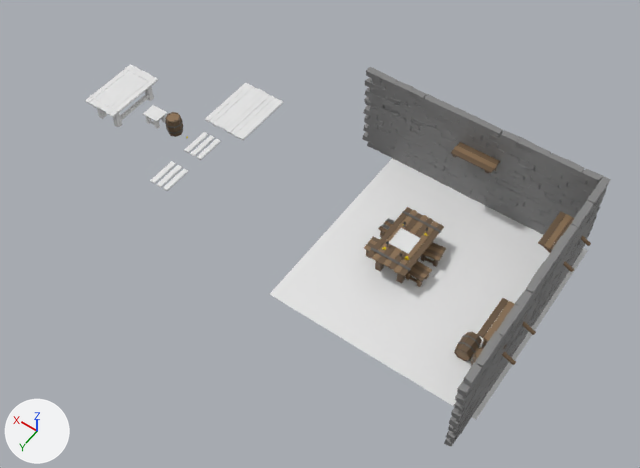
Two versions of the glTF model src/blender/scene.glb, one commit apart.
Both versions are drawn from a 50 mm lens placed at (-13.0, 19.1, 28.5), pointed at (-0.1, 1.1, 0.1). Every picture has the same lights, and +X, +Y and +Z are marked at lower left. Where no turn or scale is listed for an object, it has been applied to the vertices.
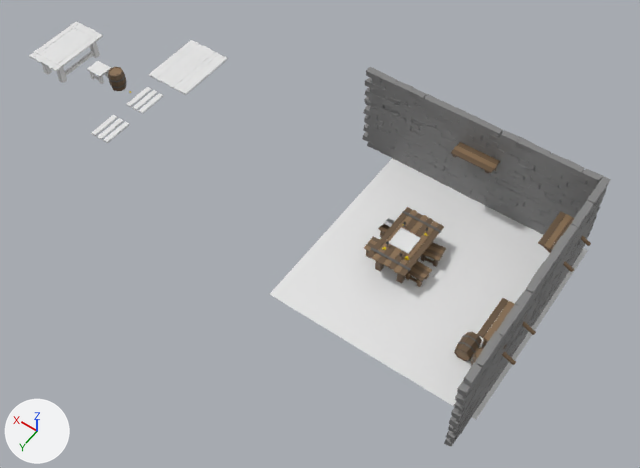
The newer file is also turned or shifted as a whole; pictures and numbers use the older file's frame.

Pixel boxes (x1, y1, x2, y2) of what changed, in the pictures (640 x 468 px):
'Barrel.003', moved
    before: (165, 112, 183, 137)
    after: (108, 67, 127, 91)
'Cube.003', moved
    before: (239, 100, 283, 140)
    after: (182, 56, 228, 95)
'Cube.017', moved
    before: (109, 77, 158, 117)
    after: (52, 34, 103, 71)
'Cube.009', moved
    before: (226, 93, 270, 133)
    after: (169, 50, 215, 88)
'Cube.008', moved
    before: (230, 96, 274, 136)
    after: (173, 52, 219, 90)
'Cube.013', moved
    before: (209, 85, 254, 124)
    after: (153, 42, 199, 79)
'Cube.007', moved
    before: (235, 98, 279, 138)
    after: (178, 54, 223, 93)
'Cube.010', moved
    before: (222, 91, 266, 130)
    after: (165, 48, 211, 85)
'Cube.024', moved
    before: (97, 81, 154, 127)
    after: (41, 30, 100, 82)
'Cube.014', moved
    before: (205, 83, 249, 122)
    after: (149, 40, 195, 77)
'Cube.011', moved
    before: (218, 89, 262, 128)
    after: (161, 46, 207, 83)
'Cube.018', moved
    before: (105, 75, 154, 114)
    after: (48, 31, 99, 69)
'Cube.012', moved
    before: (213, 87, 257, 126)
    after: (157, 44, 202, 82)
'Cube.019', moved
    before: (101, 72, 150, 112)
    after: (45, 29, 95, 66)
'Cube.023', moved
    before: (85, 64, 134, 103)
    after: (29, 21, 80, 58)
'Cube.020', moved
    before: (98, 70, 146, 109)
    after: (41, 27, 91, 64)
'Cube.021', moved
    before: (93, 69, 142, 108)
    after: (37, 26, 87, 63)
'Cube.022', moved
    before: (89, 66, 138, 105)
    after: (33, 23, 84, 60)
'Cube.025', moved
    before: (120, 94, 149, 120)
    after: (64, 51, 94, 76)
'Cube.004', moved
    before: (157, 165, 182, 187)
    after: (97, 118, 123, 139)
'Cube.005', moved
    before: (163, 169, 188, 191)
    after: (103, 121, 129, 143)
'Cube.006', moved
    before: (150, 161, 176, 184)
    after: (91, 115, 117, 136)
'Cube', moved
    before: (190, 135, 214, 156)
    after: (132, 90, 157, 110)
'Cube.001', moved
    before: (197, 138, 221, 160)
    after: (138, 93, 163, 113)
'Cube.002', moved
    before: (184, 132, 208, 153)
    after: (127, 87, 151, 107)
'Cube.027', moved
    before: (146, 115, 166, 129)
    after: (90, 71, 109, 84)
'Cube.015', moved
    before: (90, 95, 120, 113)
    after: (34, 50, 63, 68)
'Cube.016', moved
    before: (124, 67, 155, 85)
    after: (70, 24, 99, 41)
'Cube.030', moved
    before: (143, 112, 159, 122)
    after: (87, 67, 103, 77)
'Cube.033', moved
    before: (151, 105, 167, 115)
    after: (95, 61, 111, 71)
'Cube.031', moved
    before: (146, 110, 162, 120)
    after: (90, 65, 106, 75)
'Cube.034', moved
    before: (148, 107, 165, 117)
    after: (93, 63, 108, 72)
'Cube.029', moved
    before: (149, 120, 155, 125)
    after: (93, 75, 99, 81)

What changed in the scene script:
```text
Change ob_barrel_003:
    ob_barrel_003.location: (8.61, 0.0, 0.4) -> (11.74, 0.06, 1.47)
Change ob_cube:
    ob_cube.location: (7.04, 0.0, 0.0) -> (10.17, 0.06, 1.07)
Change ob_cube_001:
    ob_cube_001.location: (6.69, 0.0, 0.0) -> (9.82, 0.06, 1.07)
Change ob_cube_002:
    ob_cube_002.location: (7.4, 0.0, 0.0) -> (10.53, 0.06, 1.07)
Change ob_cube_003:
    ob_cube_003.location: (5.92, -2.8, 0.0) -> (9.05, -2.74, 1.07)
Change ob_cube_004:
    ob_cube_004.location: (7.04, 2.19, 0.0) -> (10.17, 2.25, 1.07)
Change ob_cube_005:
    ob_cube_005.location: (6.69, 2.19, 0.0) -> (9.82, 2.25, 1.07)
Change ob_cube_006:
    ob_cube_006.location: (7.4, 2.19, 0.0) -> (10.53, 2.25, 1.07)
Change ob_cube_007:
    ob_cube_007.location: (5.92, -2.79, 0.0) -> (9.05, -2.73, 1.07)
Change ob_cube_008:
    ob_cube_008.location: (5.92, -2.79, 0.0) -> (9.05, -2.73, 1.07)
Change ob_cube_009:
    ob_cube_009.location: (5.92, -2.79, 0.01) -> (9.05, -2.73, 1.08)
Change ob_cube_010:
    ob_cube_010.location: (5.92, -2.81, 0.01) -> (9.05, -2.75, 1.08)
Change ob_cube_011:
    ob_cube_011.location: (5.92, -2.82, 0.0) -> (9.05, -2.76, 1.07)
Change ob_cube_012:
    ob_cube_012.location: (5.92, -2.79, -0.01) -> (9.04, -2.73, 1.06)
Change ob_cube_013:
    ob_cube_013.location: (5.92, -2.81, 0.0) -> (9.05, -2.74, 1.07)
Change ob_cube_014:
    ob_cube_014.location: (5.92, -2.8, 0.0) -> (9.05, -2.74, 1.07)
Change ob_cube_017:
    ob_cube_017.location: (10.43, 0.01, 0.81) -> (13.56, 0.07, 1.88)
Change ob_cube_018:
    ob_cube_018.location: (10.43, 0.01, 0.82) -> (13.56, 0.07, 1.89)
Change ob_cube_019:
    ob_cube_019.location: (10.43, -0.01, 0.82) -> (13.56, 0.05, 1.89)
Change ob_cube_020:
    ob_cube_020.location: (10.44, -0.02, 0.81) -> (13.56, 0.04, 1.89)
Change ob_cube_021:
    ob_cube_021.location: (10.43, 0.01, 0.82) -> (13.56, 0.07, 1.89)
Change ob_cube_022:
    ob_cube_022.location: (10.43, 0.0, 0.81) -> (13.56, 0.06, 1.88)
Change ob_cube_023:
    ob_cube_023.location: (10.43, 0.0, 0.81) -> (13.56, 0.06, 1.88)
Change ob_cube_015:
    ob_cube_015.location: (11.67, 1.12, 0.82) -> (14.8, 1.18, 1.89)
Change ob_cube_016:
    ob_cube_016.location: (11.67, -1.15, 0.82) -> (14.8, -1.08, 1.89)
Change ob_cube_024:
    ob_cube_024.location: (11.17, 1.04, 0.28) -> (14.3, 1.1, 1.35)
Change ob_cube_025:
    ob_cube_025.location: (11.17, -0.02, 0.0) -> (14.3, 0.04, 1.07)
Change ob_cube_027:
    ob_cube_027.location: (9.57, -0.31, 0.04) -> (12.7, -0.24, 1.11)
Change ob_cube_028:
    ob_cube_028.location: (9.84, -0.31, -0.08) -> (12.97, -0.24, 0.99)
Change ob_cube_029:
    ob_cube_029.location: (9.84, 0.15, -0.08) -> (12.97, 0.22, 0.99)
Change ob_cube_030:
    ob_cube_030.location: (9.85, 0.18, 0.31) -> (12.98, 0.24, 1.39)
Change ob_cube_031:
    ob_cube_031.location: (9.85, 0.0, 0.31) -> (12.98, 0.07, 1.39)
Change ob_cube_033:
    ob_cube_033.location: (9.85, -0.35, 0.31) -> (12.98, -0.29, 1.39)
Change ob_cube_034:
    ob_cube_034.location: (9.85, -0.17, 0.31) -> (12.98, -0.11, 1.39)
```
